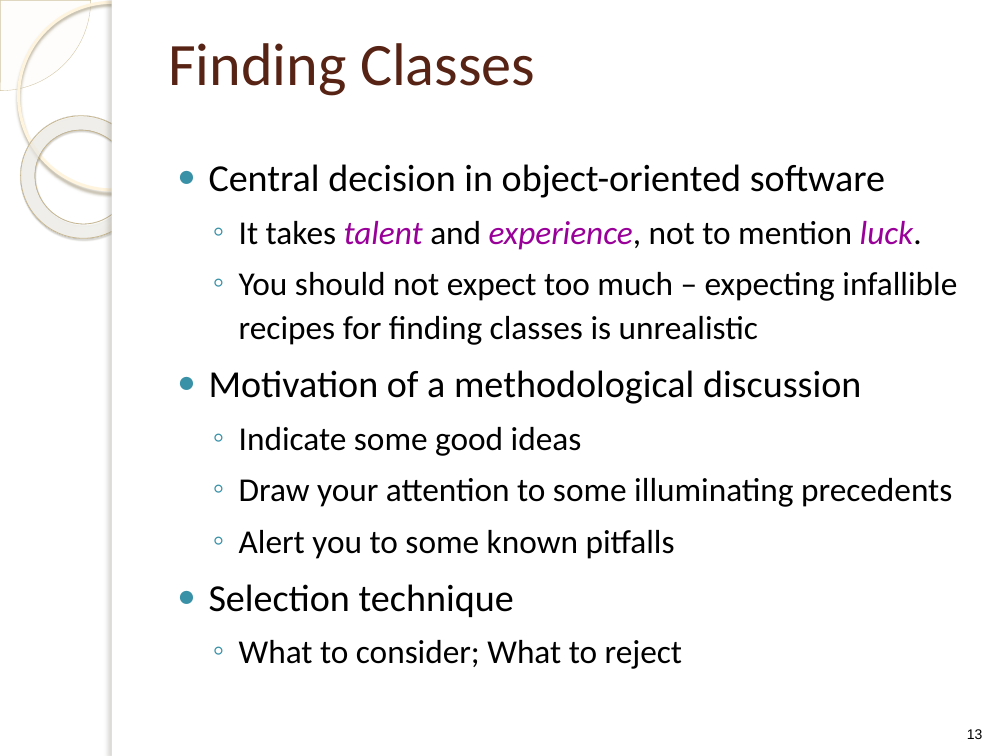
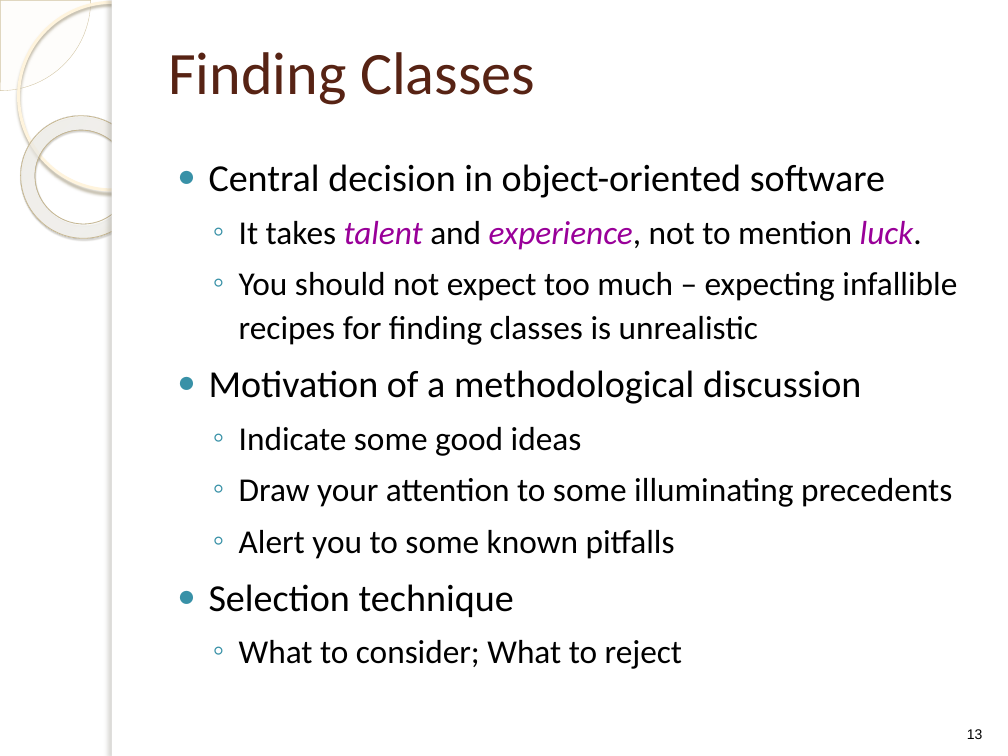
Before and after one commit to f1lm/MS-2014-Boise-State-University, a slide deck: slide 13 of Advance Software Engineering/Lecture Notes/ClassDesign.pptx. Drawn at 1008x756 pixels with LibreOffice and Linux fonts; fonts in the diff are those of the drawing; background and template pictures are left out. Boxes give left, top, right and bottom in pixels: in the first picture for what was removed or moved away, otherwise in the second. Text is boxed around its words. In the diff, an @@ line names an element or a change of style, - is before the commit and + after.

```diff
--- a/Advance Software Engineering/Lecture Notes/ClassDesign.pptx
+++ b/Advance Software Engineering/Lecture Notes/ClassDesign.pptx
@@ title "Finding Classes" moved from (x1=168, y1=43, x2=535, y2=96) to (x1=168, y1=52, x2=535, y2=105) @@
```
Also in this commit, not shown: 15 other slides changed, 2 slides removed.
